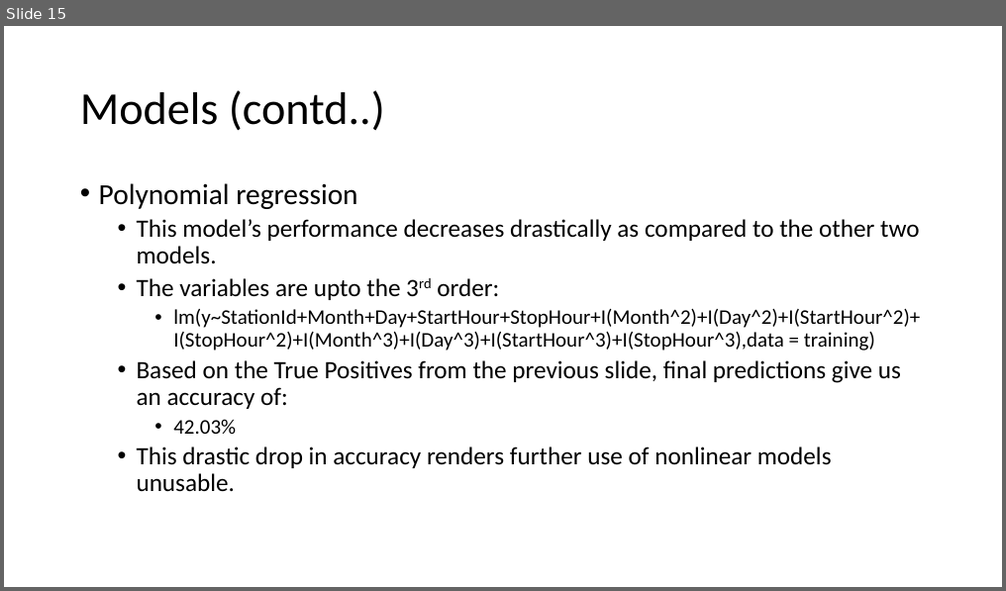
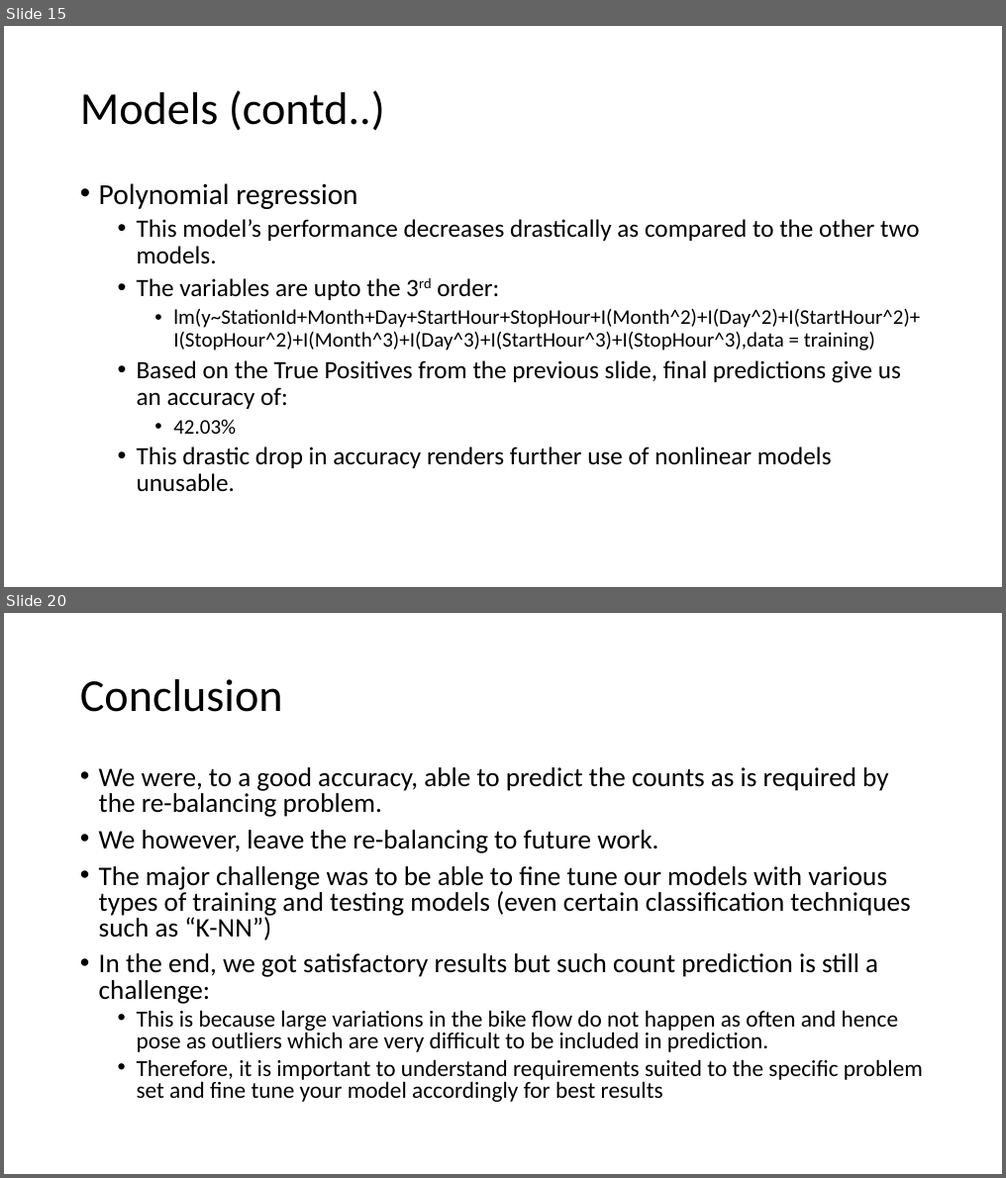
Before and after one commit to ayumib04/PittBikeShare, a slide deck: Ignite_ppt.pptx. Shown one above the other, each under a label of ours: slide 15 before the commit, slides 15 and 20 after it; the slides between them are not shown. The pictures are 1006x591 and 1006x1178 pixels, drawn with LibreOffice and Linux fonts; fonts in the diff are those of the drawing. Boxes give left, top, right and bottom in pixels: in the first picture for what was removed or moved away, otherwise in the second. Text is boxed around its words. In the diff, an @@ line names an element or a change of style, - is before the commit and + after.

```diff
--- a/Ignite_ppt.pptx
+++ b/Ignite_ppt.pptx
@@ slide 20 added at (4,613,1002,1174), background #FFFFFF @@
@@ title added at (80,679,283,712), 44 pt, text #000000 @@
+Conclusion
@@ text added at (99,767,923,1102), 25.9 pt, text #000000 @@
+• We were, to a good accuracy, able to predict the counts as is required by the re-balancing problem.
+• We however, leave the re-balancing to future work.
+• The major challenge was to be able to fine tune our models with various types of training and testing models (even certain classification techniques such as “K-NN”)
+• In the end, we got satisfactory results but such count prediction is still a challenge:
+  • This is because large variations in the bike flow do not happen as often and hence pose as outliers which are very difficult to be included in prediction.
+  • Therefore, it is important to understand requirements suited to the specific problem set and fine tune your model accordingly for best results
```
Also in this commit, not shown: 4 other slides added.
